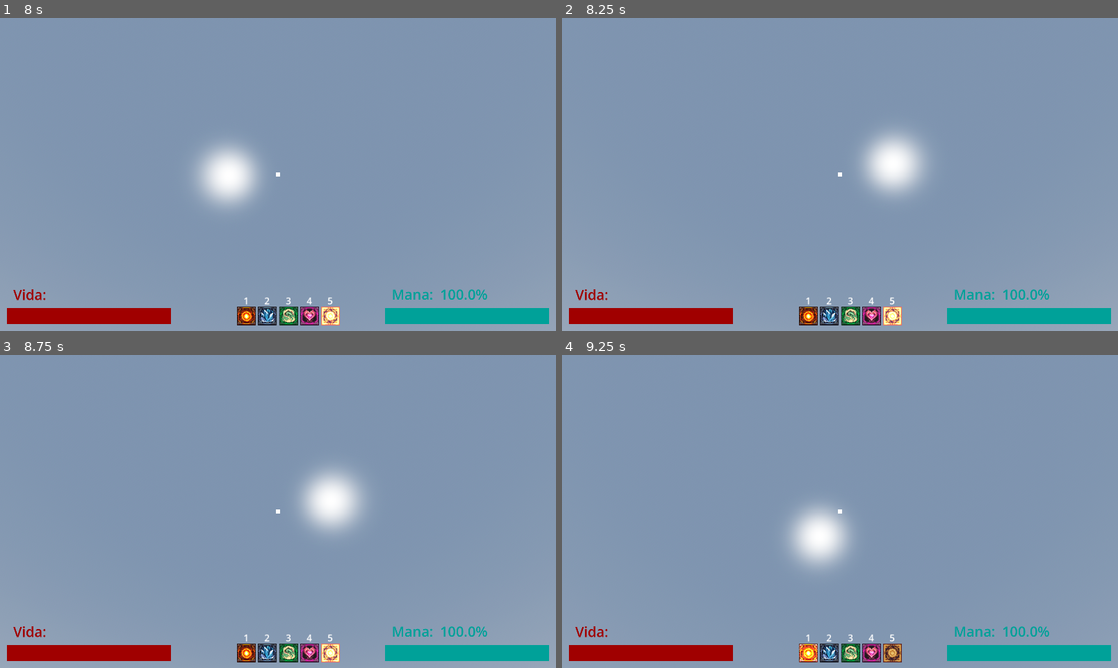
Above: before the commit, frames 1-4 (two rows, left to right).
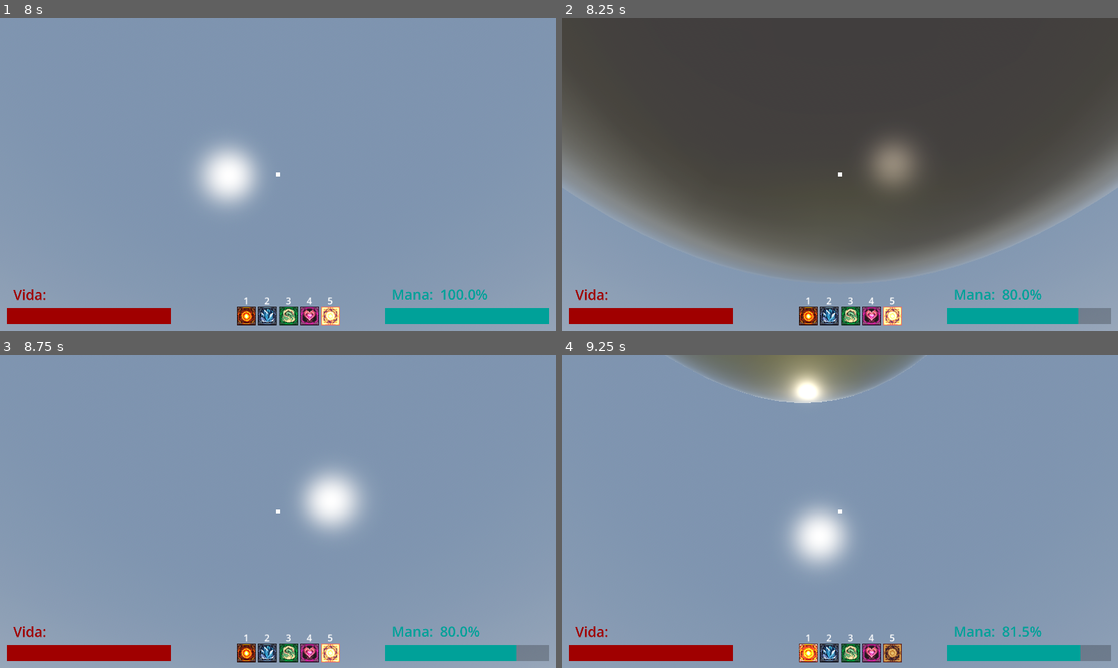
Above: after the commit, the same moments.

Repository: Isaaa43/Saudavel-e-Balanceado
Game: Godot game, scene res://cenas/main_game.tscn
Two runs of this game, one before a commit and one after it. Both use one fixed random seed, a clock stepped at 60 frames per second and the inputs below.
Inputs (mouse positions are in pixels of both pictures, inside the frame that each line leads up to):
- Up to frame 1 (8 s): click (278, 224) at 0.52 s; type "Alex" at 0.6 s; click "Jogar" at 1.25 s; click "Host" at 2 s; click "Começar Partida" at 2.75 s; tap Enter at 3.5, 5.75, 7.25 s; move the mouse to (250, 237) at 3.52 s; hold W (frente) 3.53-5.78 s; click (250, 237) at 3.6 s; tap Space (pular) at 3.77, 4.52, 5, 6.02, 6.5, 6.77, 7.52 s; move the mouse to (316, 177) at 4.27 s; tap 1 at 4.35 s; move the mouse to (233, 171) at 5.02 s; tap 2 at 5.1 s; move the mouse to (283, 174) at 5.77 s; hold A (esquerda) 5.78-6.53 s; tap 3 at 5.85 s; click (283, 174) at 5.92 s; move the mouse to (255, 168) at 6.52 s; hold W (frente) from 6.53 s (still down); tap 4 at 6.6 s; move the mouse to (305, 174) at 7.27 s; tap 5 at 7.35 s
- Up to frame 2 (8.25 s): keep holding W (frente); tap Space (pular) at 8 s; move the mouse to (812, 174) at 8.02 s; click (812, 174) at 8.1 s
- Up to frame 3 (8.75 s): keep holding W (frente)
- Up to frame 4 (9.25 s): move the mouse to (851, 505) at 8.77 s; release W (frente) at 8.78 s; hold D (direita) from 8.78 s (still down); tap 1 at 8.85 s; tap Space (pular) at 9.02 s

Frame 1 is identical in both runs. In frame 2, 73% of the frame differs, in the area x 0-100%, y 0-98%; in frame 3, 0.4%; in frame 4, 4.8%.
Error before the commit: Invalid access to property or key 'feitico_tipo' on a base object of type 'Resource (FeiticoDef)'. (res://scripts/game/feiticos/network/feitico_contexto.gd:48)
Error after the commit: Parse Error: Function "look_at()" not found in base self. (res://feiticos/BolaFogo/F_bola_fogo.gd:29)

Commit message:
feat: nova geração de feitiços
Feitiço criado a partir do resource FeiticoDef
Feitiço usa os sistemas de Comportamento e Visual separadamente

Diff:
--- a/luta-magos/scripts/game/adms/feiticos_adm.gd
+++ b/luta-magos/scripts/game/adms/feiticos_adm.gd
@@ -9,20 +9,19 @@
 func _ready() -> void:
 	Network.client.spawnar_feitico.connect(_spawnar_feitico)
 
+
 func _spawnar_feitico(feitico_contexto : FeiticoContexto) -> void:
 	var feitico_id : String = feitico_contexto.feitico_id
+	var feitico_def : FeiticoDef = spell_registry.get_feitico(feitico_id)
+	if (not feitico_id) or (not feitico_def): return
 
-	var feitico_def : FeiticoDef = spell_registry.get_feitico(feitico_id)
-	if not feitico_def: return
+	var feitico: Feitico = feitico_def.criar_feitico()
 
-	var feitico: Feitico = feitico_def.feitico_scene.instantiate()
-	feiticos.add_child(feitico)
+	feitico_contexto.aplicar_contexto(feitico)
+	feitico.criador = _get_jogador_peer_id(feitico_contexto.criador)
 
-	feitico.feitico_id = feitico_id
-	feitico.criador = _get_jogador_peer_id(feitico_contexto.criador)
-	feitico.direcao = feitico_contexto.direcao
-	feitico.alvo    = feitico_contexto.alvo
-	feitico.posicao_global_inicial = feitico_contexto.posicao_global_inicial
+	feitico.name = feitico_id + "_1"
+	feiticos.add_child(feitico, true)
 
 	feitico.lancar()
 
--- a/luta-magos/scripts/game/feiticos/definicoes/feitico_def.gd
+++ b/luta-magos/scripts/game/feiticos/definicoes/feitico_def.gd
@@ -16,10 +16,34 @@
 
 @export_group("Visual")
 @export var icone_hud: Texture2D
-@export var feitico_scene: PackedScene
 @export var visual_def: FeiticoVisualDef
 
 @export_group("Comportamento")
 @export var comportamento_def: FeiticoComportamentoDef
 
+
+
 #TODO: lista de efeitos
+
+func criar_feitico() -> Feitico:
+	var feitico := Feitico.new()
+
+	feitico.feitico_id = feitico_id
+	feitico.nome = nome
+	feitico.tipo = tipo
+	feitico.espaco = espaco
+
+	# Comportamento
+	var comportamento: FeiticoComportamento = comportamento_def.criar()
+	feitico.comportamento = comportamento
+	feitico.comportamento.name = "Comportamento"
+	#feitico.comportamento.
+	feitico.add_child(feitico.comportamento, true)
+
+	# Parte visual
+	var visual: FeiticoVisual = visual_def.criar()
+	feitico.visual = visual
+	feitico.visual.name = "Visual"
+	feitico.add_child(feitico.visual, true)
+
+	return feitico
--- a/luta-magos/scripts/game/feiticos/instanciancia/feitico.gd
+++ b/luta-magos/scripts/game/feiticos/instanciancia/feitico.gd
@@ -1,6 +1,5 @@
-@abstract
 class_name Feitico
-extends Node3D
+extends Node
 
 var feitico_id : String = ""
 var nome: String = ""
@@ -31,11 +30,11 @@
 
 ## Cria a magia, antes de lancar
 func criar() -> void:
-	pass
+	visual.corpo_feitico.global_position = posicao_global_inicial
 
 ## Lanca a magia
 func lancar() -> void:
-	pass
+	criar()
 
 ## Ao colidir com objetos
 func colidir() -> void:
--- a/luta-magos/scripts/game/feiticos/network/feitico_contexto.gd
+++ b/luta-magos/scripts/game/feiticos/network/feitico_contexto.gd
@@ -43,9 +43,8 @@
 	# TODO: achar outra solucao alem do peer id
 	feitico_contexto.criador = criador_id
 	feitico_contexto.alvo = null
-
 	# TODO: mudar o contexto dependendo do tipo de feitico
-	match (feitico_def.feitico_tipo):
+	match (feitico_contexto.tipo):
 		Feitico.Tipo.PROJETIL:
 			feitico_contexto.posicao_global_inicial = lancador_feiticos.global_position
 			feitico_contexto.direcao = lancador_feiticos.get_direcao_mirando()
@@ -61,3 +60,13 @@
 			feitico_contexto.posicao_global_inicial = lancador_feiticos.global_position
 
 	return feitico_contexto
+
+func aplicar_contexto(feitico: Feitico) -> void:
+	# se nao for o mesmo id, do feitico e do contexto, pare
+	if feitico.feitico_id != feitico_id: return
+
+	feitico.tipo = tipo
+	#feitico.criador = criador
+	#feitico.alvo = alvo
+	feitico.posicao_global_inicial = posicao_global_inicial
+	feitico.direcao = direcao
